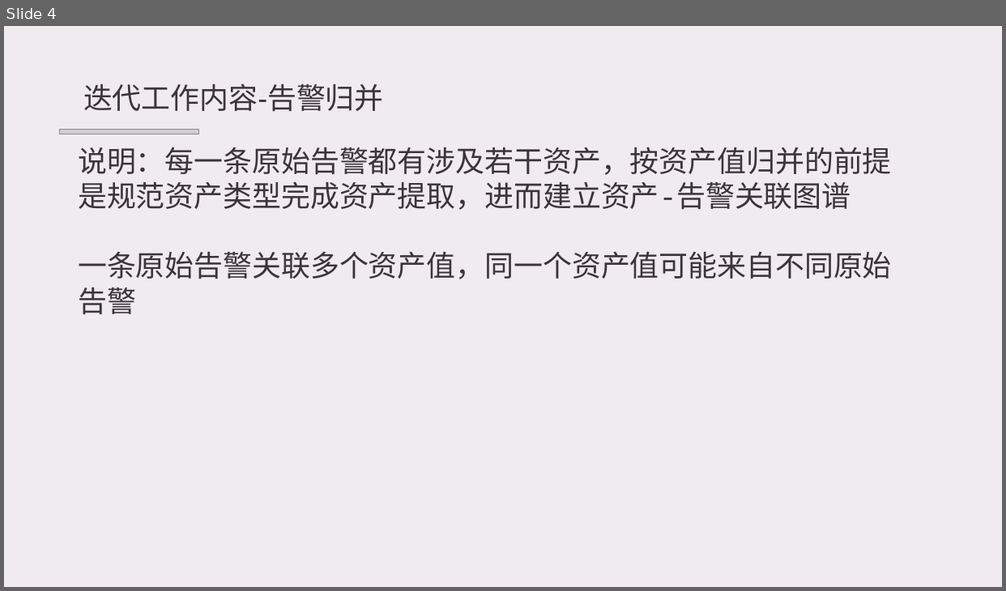
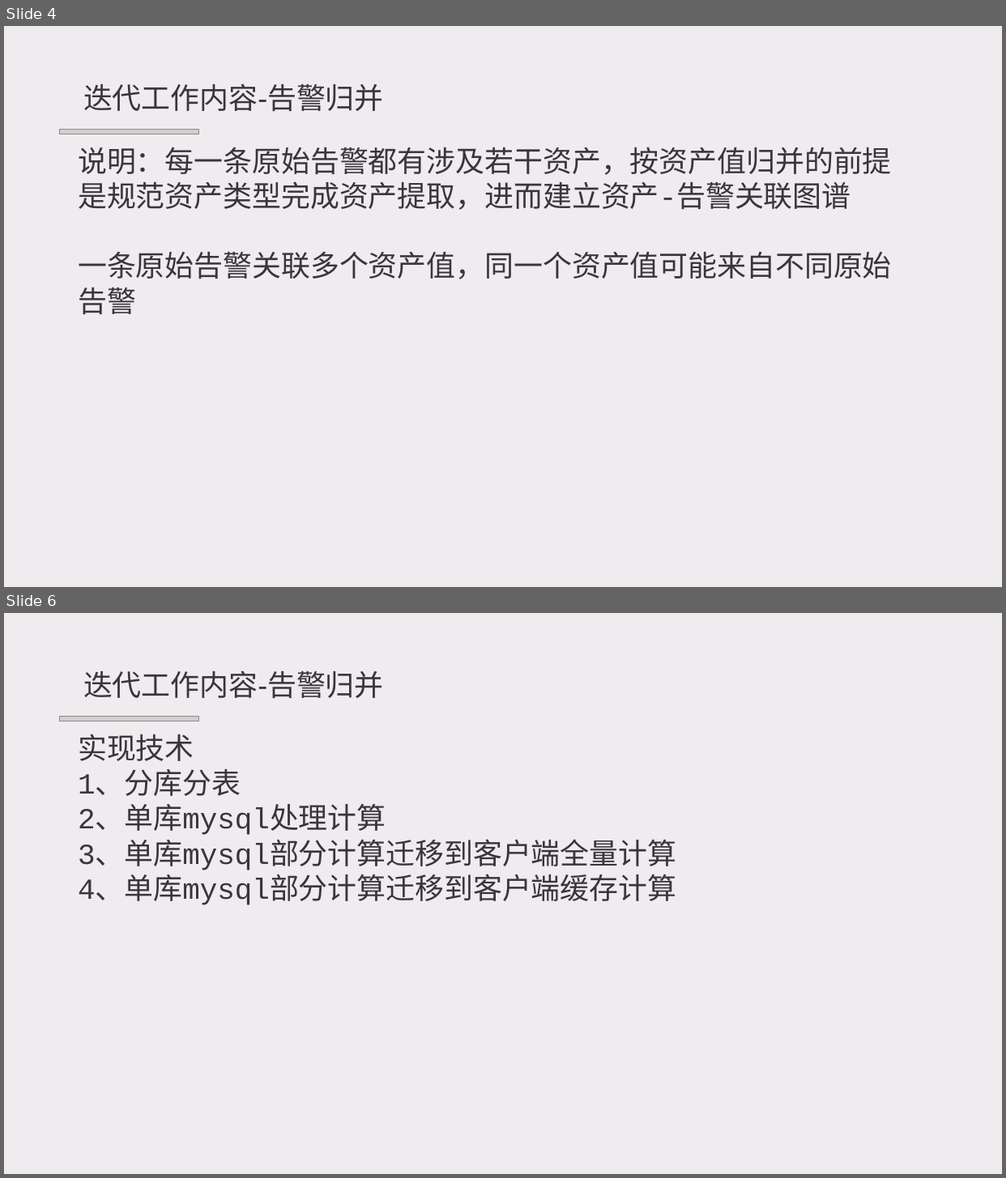
Before and after one commit to lkpnotice/lkptest2, a slide deck: 入职总结-坤极.pptx. Shown one above the other, each under a label of ours: slide 4 before the commit, slides 4 and 6 after it; the slides between them are not shown. The pictures are 1006x591 and 1006x1178 pixels, drawn with LibreOffice and Linux fonts; fonts in the diff are those of the drawing; grey boxes stand for pictures; background and template pictures are left out. Boxes give left, top, right and bottom in pixels: in the first picture for what was removed or moved away, otherwise in the second. Text is boxed around its words. In the diff, an @@ line names an element or a change of style, - is before the commit and + after.

Commit message:
告警归并
添加告警归并slides

```diff
--- a/入职总结-坤极.pptx
+++ b/入职总结-坤极.pptx
@@ slide 6 added at (x1=4, y1=613, x2=1002, y2=1174), background picture (left out) @@
@@ text added at (x1=83, y1=671, x2=384, y2=698), 28 pt, text #3B3439 @@
+迭代工作内容-告警归并
@@ picture added at (x1=59, y1=717, x2=198, y2=722) @@
@@ text added at (x1=78, y1=734, x2=676, y2=905), 28 pt, text #3B3439 @@
+实现技术
+1、分库分表
+2、单库mysql处理计算
+3、单库mysql部分计算迁移到客户端全量计算
+4、单库mysql部分计算迁移到客户端缓存计算
```
Also in this commit, not shown: 2 slides changed, 1 other slide added.
